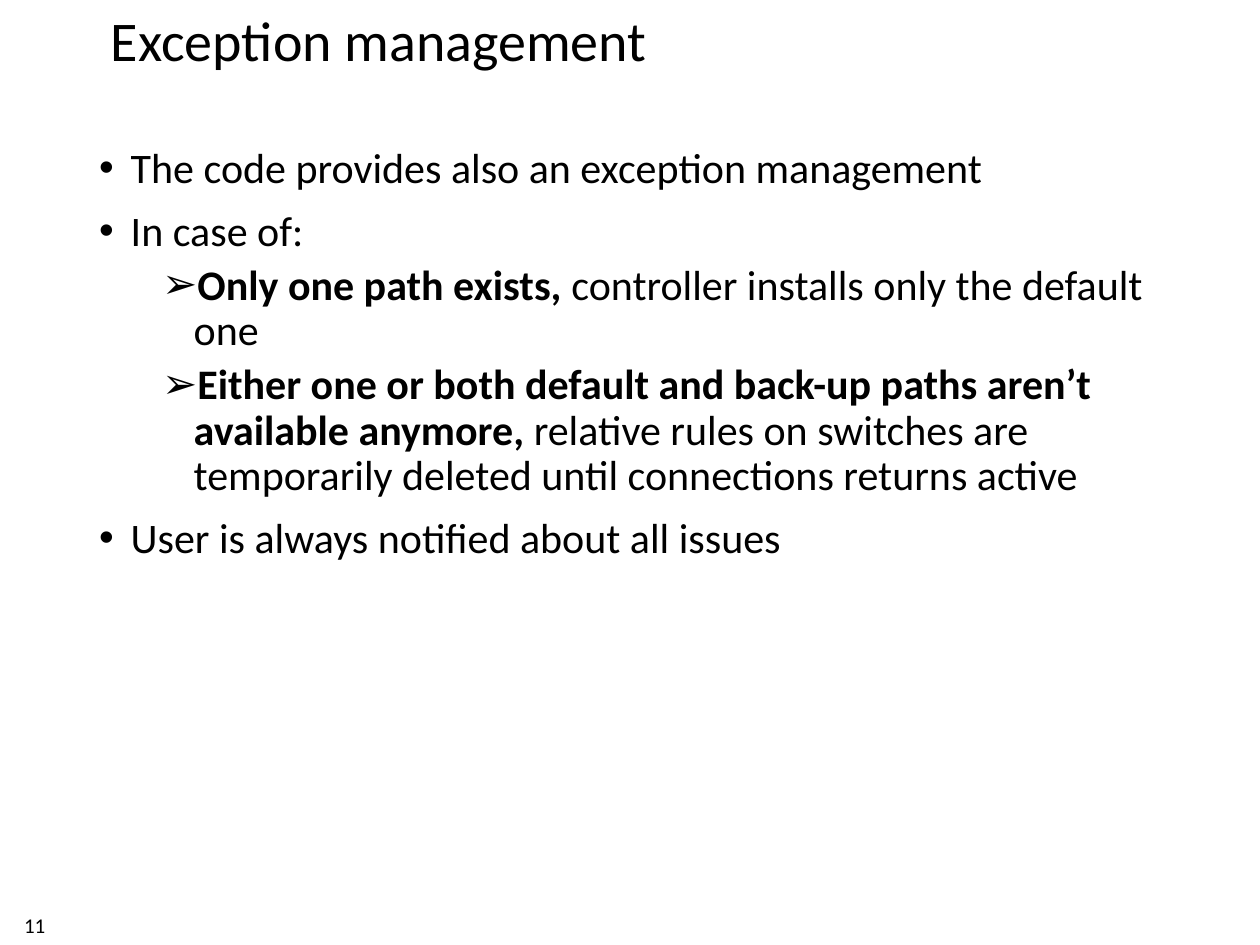
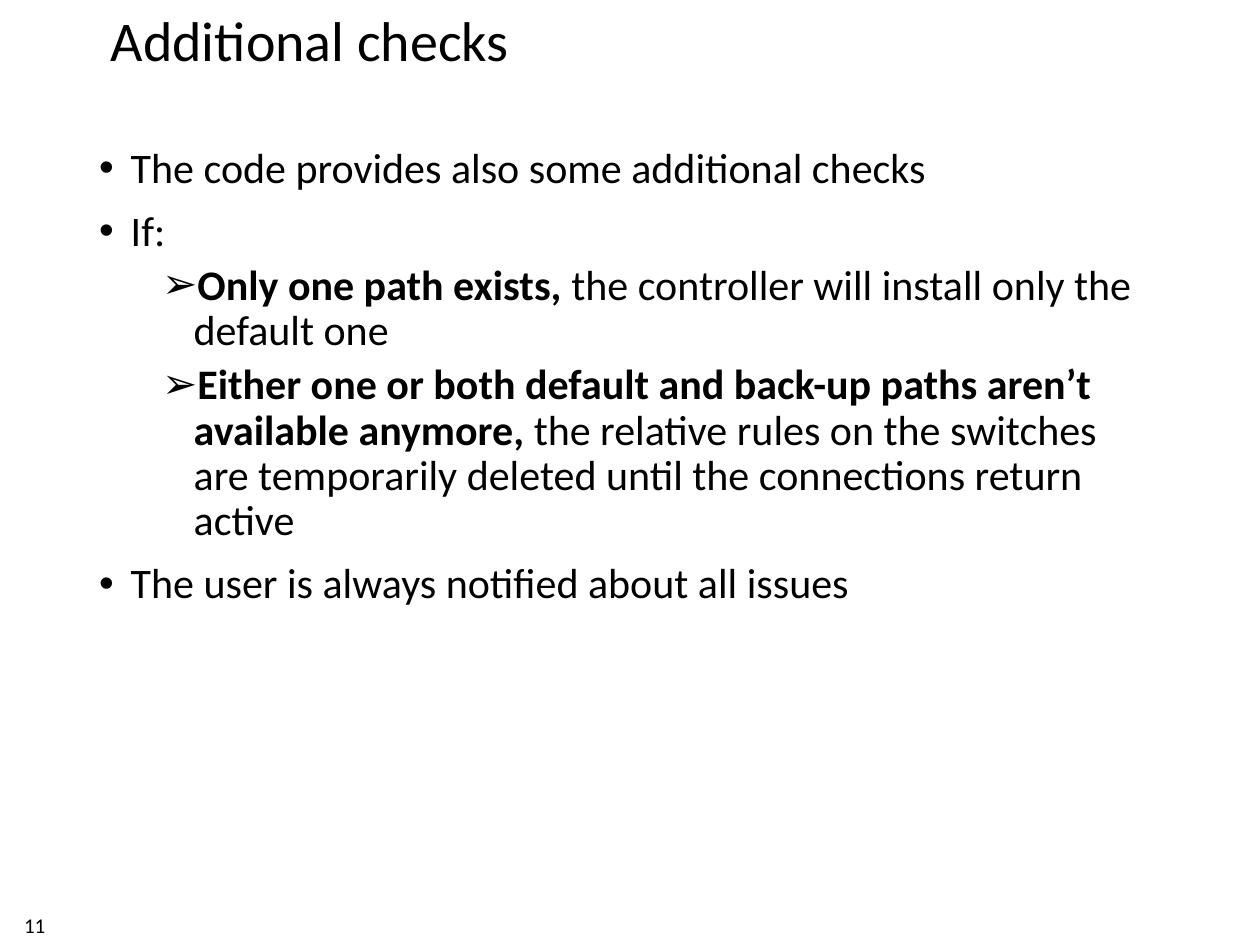
Before and after one commit to xdl907/switching-and-routing-project, a slide deck: slide 11 of template_project_exam__1_.pptx. Drawn at 1260x945 pixels with LibreOffice and Linux fonts; fonts in the diff are those of the drawing; background and template pictures are left out. Boxes give left, top, right and bottom in pixels: in the first picture for what was removed or moved away, otherwise in the second. Text is boxed around its words. In the diff, an @@ line names an element or a change of style, - is before the commit and + after.

```diff
--- a/template_project_exam__1_.pptx
+++ b/template_project_exam__1_.pptx
@@ title at (111,22,508,62): text changed @@
-Exception management
+Additional checks
@@ text at (131,153,1131,605): text changed @@
-• The code provides also an exception management
-• In case of:
-  ➢ Only one path exists, controller installs only the default one
-  ➢ Either one or both default and back-up paths aren’t available anymore, relative rules on switches are temporarily deleted until connections returns active
-• User is always notified about all issues
+• The code provides also some additional checks
+• If:
+  ➢ Only one path exists, the controller will install only the default one
+  ➢ Either one or both default and back-up paths aren’t available anymore, the relative rules on the switches are temporarily deleted until the connections return active
+• The user is always notified about all issues
```
Also in this commit, not shown: 7 other slides changed.
